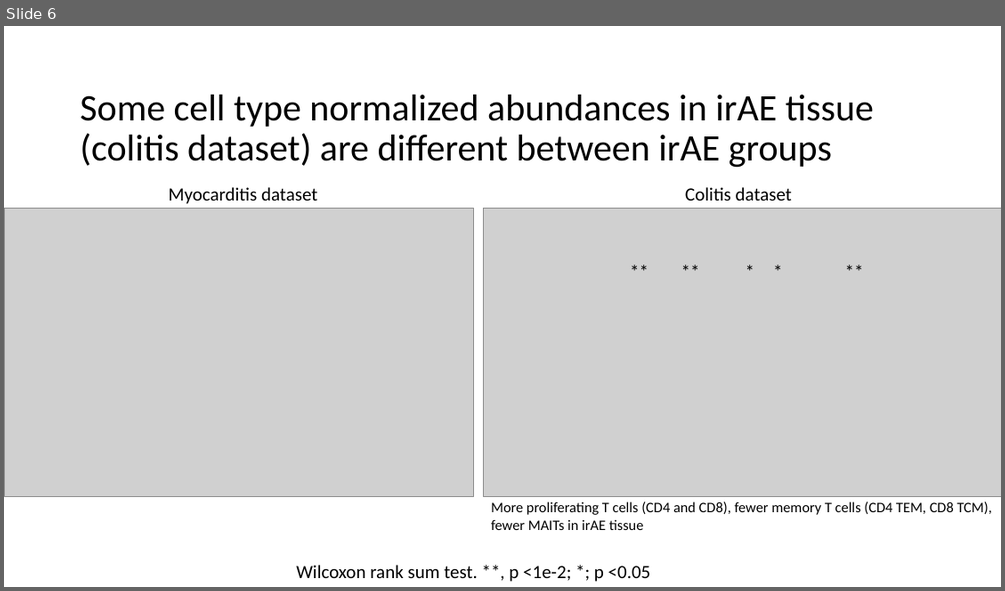
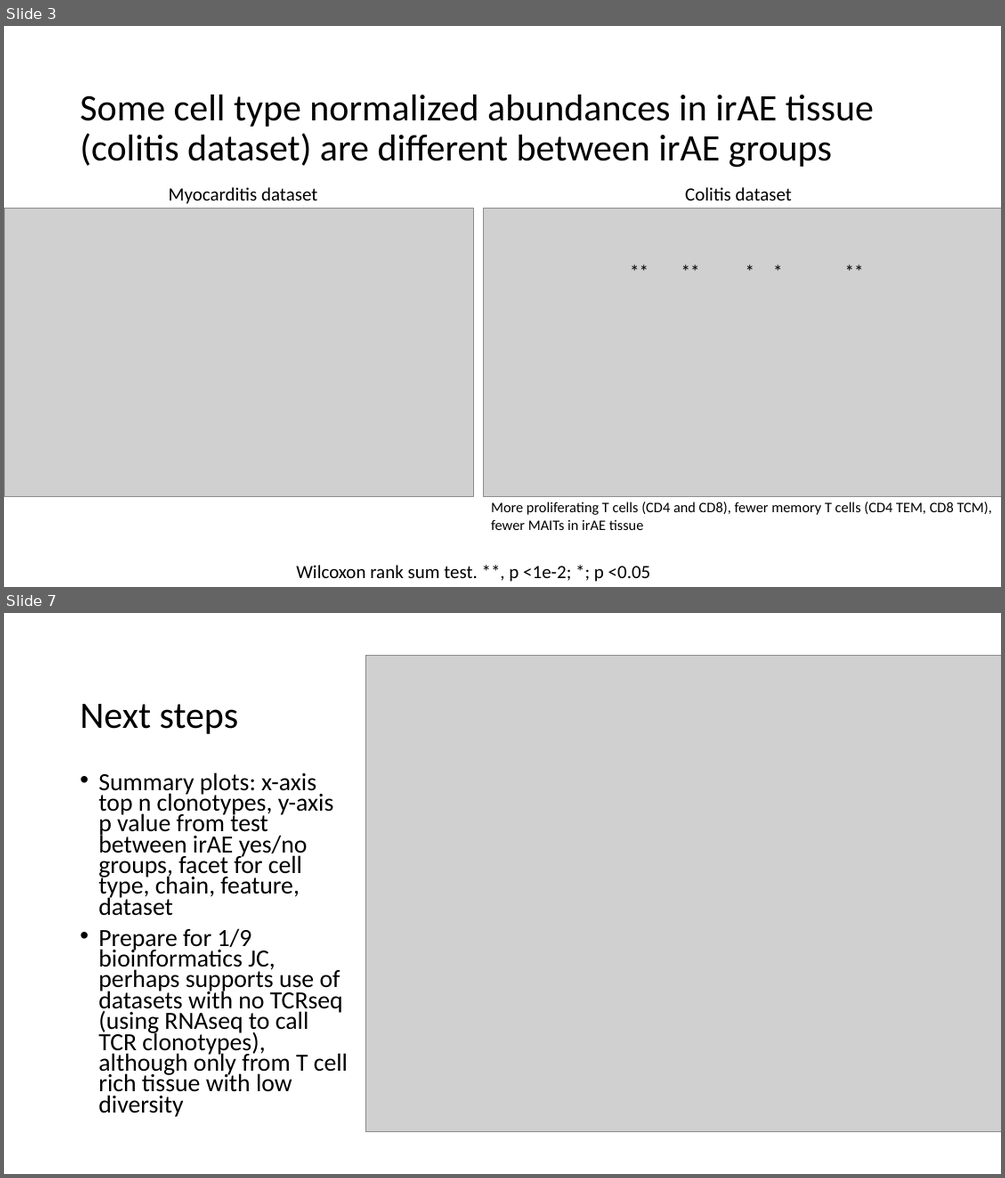
Before and after one commit to tybottorff/bottorffdocs, a slide deck: linsley_postdoc/presentations/weekly_meetings/1_4_24.pptx. Shown one above the other, each under a label of ours: slide 6 before the commit, slides 3 and 7 after it; the slides between them are not shown. The pictures are 1005x591 and 1005x1178 pixels, drawn with LibreOffice and Linux fonts; fonts in the diff are those of the drawing; grey boxes stand for pictures. Boxes give left, top, right and bottom in pixels: in the first picture for what was removed or moved away, otherwise in the second. Text is boxed around its words. In the diff, an @@ line names an element or a change of style, - is before the commit and + after.

```diff
--- a/linsley_postdoc/presentations/weekly_meetings/1_4_24.pptx
+++ b/linsley_postdoc/presentations/weekly_meetings/1_4_24.pptx
@@ slide 7 added at (4, 613, 1001, 1174), background #FFFFFF @@
@@ picture added at (365, 655, 1001, 1132) @@
@@ title added at (80, 704, 239, 734), 36 pt, text #000000 @@
+Next steps
@@ text added at (98, 772, 348, 1117), 23.8 pt, text #000000 @@
+• Summary plots: x-axis top n clonotypes, y-axis p value from test between irAE yes/no groups, facet for cell type, chain, feature, dataset
+• Prepare for 1/9 bioinformatics JC, perhaps supports use of datasets with no TCRseq (using RNAseq to call TCR clonotypes), although only from T cell rich tissue with low diversity
@@ what was slide 6 is now slide 3 @@
```
Also in this commit, not shown: 10 slides changed, 3 other slides added, 3 slides removed.
